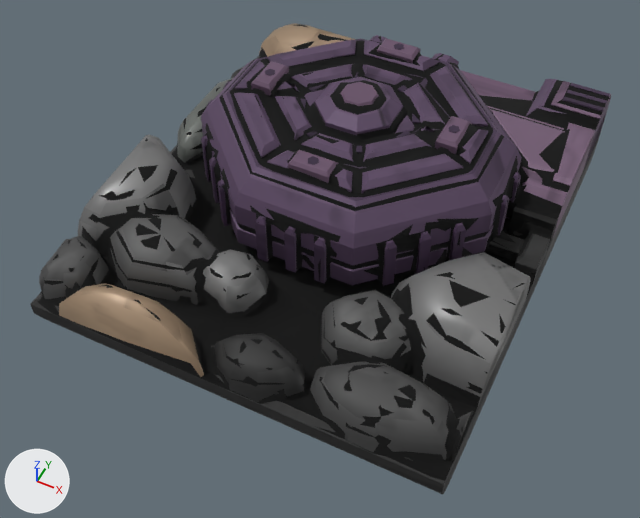
An edit to the glTF model public/models/enemies/newsh2-273.glb, drawn before and after from the same camera.
Camera for both pictures: a camera (50 mm lens) standing at (1.3, -2.84, 3.15) and looking at (0.04, -0.31, -0.02). Arrows for +X, +Y and +Z are at lower left; the lights stay in place. The older version comes first. Vertices at exactly the same position are counted once.

In view in the first picture: 'newsh2-273', 'newsh2-273_outline'.
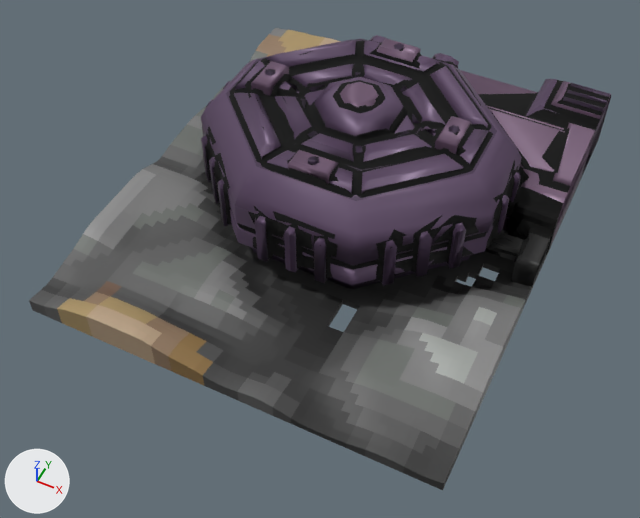
Location of each change, [x1, y1, x2, y2] in pixels of the pictures (640 x 518 px; the box of a moved part takes in the faces that stretch with it):
'newsh2-273', reshaped (29% narrower, 46% shorter): before [30, 23, 611, 494]; after [201, 35, 611, 289]
'newsh2-273_rock', added: after [29, 28, 598, 490]
'newsh2-273_outline', reshaped (29% narrower, 47% shorter): before [38, 24, 609, 481]; after [205, 39, 610, 283]
part 1 of me_newsh2_273, deleted: before [39, 23, 530, 462]
part 2 of me_newsh2_273, moved or reshaped: before [30, 56, 611, 494]; after [252, 96, 611, 289]
part 3 of me_newsh2_273, surface changed: [201, 35, 611, 285] in both

The change, as a list of edits to the scene's bpy script:
```text
Change me_newsh2_273:
    remove me_newsh2_273.from_pydata(...)  # 1645 vertices, 2964 faces; spans x -1.0..1.0, y -1.17..1.17, z -0.15..0.63
    add me_newsh2_273.from_pydata(...)  # 857 vertices, 1446 faces; spans x -0.78..1.0, y -0.53..1.17, z -0.03..0.63
    me_newsh2_273 part 1: 14 loose pieces with 769 vertices, spanning x -1.0..1.0, y -1.16..1.16, z 0.03..0.36, are deleted
    me_newsh2_273 part 2
    20 vertices are removed from x -1.0..1.0, y -1.17..1.17, z -0.15..0.04
    42 faces are deleted
    16 vertices in x 0.25..1.0, y -0.05..1.15, z 0.04 move by (0.0, 0.0, -0.04)
    11 vertices in x -0.67..1.0, y -0.43..1.17, z 0.02..0.03 move by (0.0, 0.0, -0.05)
    1 vertex is added at (1.0, 1.17, -0.03)
    6 new faces join them, mat_pal_89_anewsh2_273_273
    me_newsh2_273 part 3: 1438 kept faces spanning x -0.78..1.0, y -0.53..1.17, z -0.03..0.63 get new texture (UV) coordinates
    remove me_newsh2_273.materials.append(mat_pal_9_anewsh2_273_273)
    remove me_newsh2_273.materials.append(mat_pal_7_anewsh2_273_273)
    remove me_newsh2_273.materials.append(mat_pal_6_anewsh2_273_273)
    remove me_newsh2_273.materials.append(mat_pal_170_anewsh2_273_273)
    remove me_newsh2_273.materials.append(mat_pal_8_anewsh2_273_273)
Change me_newsh2_273_outline:
    remove me_newsh2_273_outline.from_pydata(...)  # 1152 vertices, 2187 faces; spans x -1.0..1.0, y -1.17..1.17, z -0.15..0.63
    add me_newsh2_273_outline.from_pydata(...)  # 1022 vertices, 1954 faces; spans x -0.78..1.0, y -0.53..1.17, z -0.02..0.63
    me_newsh2_273_outline part 4: 11 vertices moved within x -0.75..1.0, y -0.13..1.15, z 0.06..0.56; 897 vertices removed from x -1.0..1.0, y -1.17..1.17, z -0.15..0.62; 767 vertices added at x -0.78..1.0, y -0.53..1.17, z -0.02..0.63
Add ob_newsh2_273_rock:
    ob_newsh2_273_rock = bpy.data.objects.new('newsh2-273_rock', me_newsh2_273_rock)  # 1187 vertices, 2381 faces; spans x -1.0..1.0, y -1.17..1.17, z -0.03..0.12; in mat_pal_3_a273rock (black #282828), mat_pal_9_a273rock (grey #797979), mat_pal_27_a273rock (brown #aa9265), mat_pal_171_a273rock (beige #b69e82), mat_pal_169_a273rock (brown #927961), mat_pal_6_a273rock (dark grey #515151), mat_pal_5_a273rock (dark grey #454545), mat_pal_12_a273rock (grey #bababa), mat_pal_25_a273rock (brown #8e7145), mat_pal_8_a273rock (dark grey #696d69), mat_pal_7_a273rock (dark grey #5d5d5d), mat_pal_4_a273rock (dark grey #343434), mat_pal_167_a273rock (brown #6d5545), mat_pal_2_a273rock (black #181818), mat_pal_1_a273rock (black #0c0c0c), mat_pal_10_a273rock (grey #8e8e8e), mat_pal_11_a273rock (grey #a2a6a2)
    ob_newsh2_273_rock.location = (0.0, 0.0, 0.0)
```
